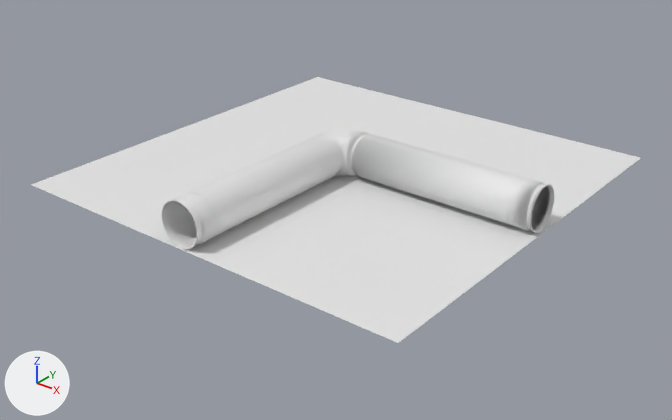
Two versions of the glTF model public/assets/c_tile.glb, one commit apart.
One viewpoint serves both versions: a 50 mm camera at (0.617, -0.777, 0.427) aimed at (0.019, -0.03, -0.036). Every picture has the same lights, and +X, +Y and +Z are marked at lower left. The first picture is the older version. Where no turn or scale is listed for an object, it has been applied to the vertices.
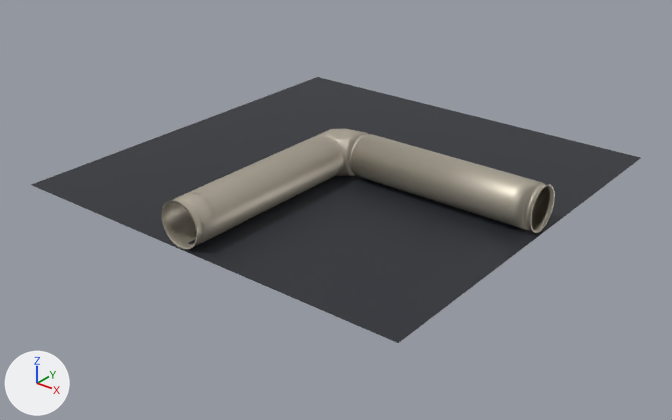
The change, as JSON lines over the scene's bpy script:
```json
{"op": "add", "block": "mat_material", "code": ["mat_material = principled_material('Material')", "mat_material.base_color = (0.0273, 0.0307, 0.0395)  # dark grey #2e3138", "mat_material.metallic = 0.2"]}
{"op": "add", "block": "mat_pipe", "code": ["mat_pipe = principled_material('pipe')", "mat_pipe.base_color = (0.584, 0.533, 0.44)  # light grey #c9c1b1", "mat_pipe.metallic = 0.7"]}
{"block": "me_cylinder_002", "where": "me_cylinder_002.from_pydata(...)  # 704 vertices, 1216 faces; spans x -0.024..0.256, y -0.248..0.028, z -0.05..0.002"}
{"op": "add", "block": "me_cylinder_002", "code": "me_cylinder_002.materials.append(mat_pipe)  # light grey #c9c1b1"}
{"block": "me_plane_001", "where": "me_plane_001.from_pydata(...)  # 4 vertices, 2 faces; spans x -0.25..0.25, y -0.25..0.25, z 0.0"}
{"op": "add", "block": "me_plane_001", "code": "me_plane_001.materials.append(mat_material)  # dark grey #2e3138"}
```

Location of each change, [x1, y1, x2, y2] in pixels of the pictures (672 x 420 px):
```json
{"object": "Plane.001", "change": "recoloured", "before": [31, 77, 641, 343], "after": [31, 77, 641, 343], "on screen": "white to dark grey"}
{"object": "Cylinder.002", "change": "recoloured", "before": [162, 129, 555, 249], "after": [162, 129, 555, 249], "on screen": "white to light grey"}
```
